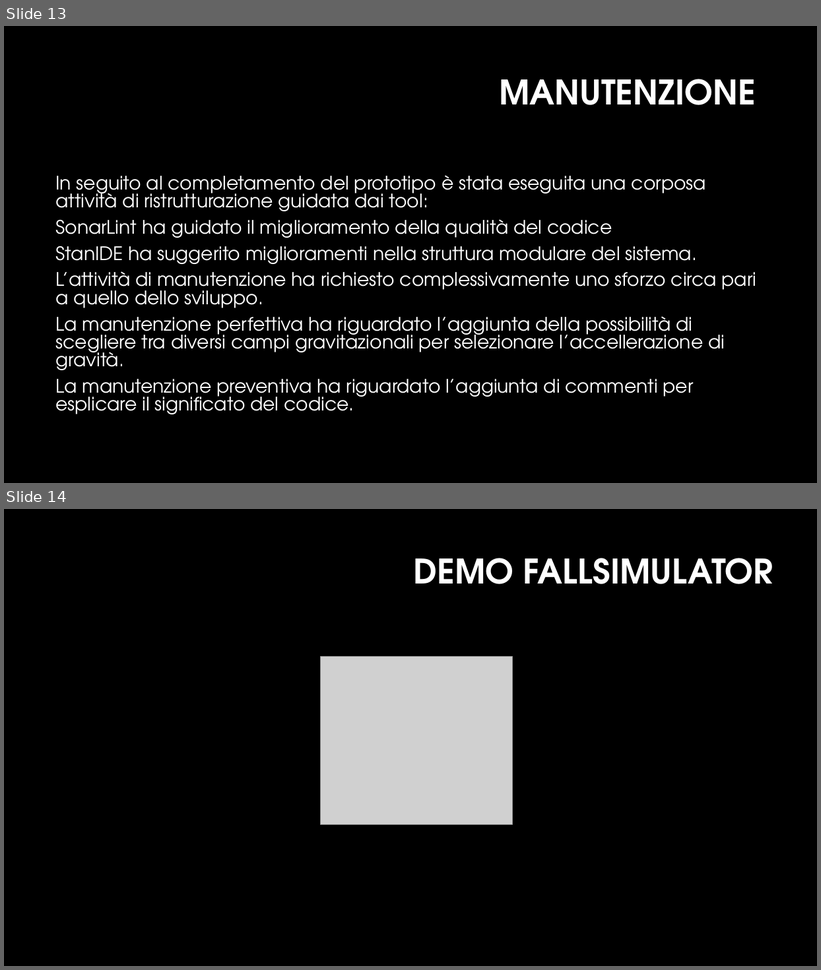
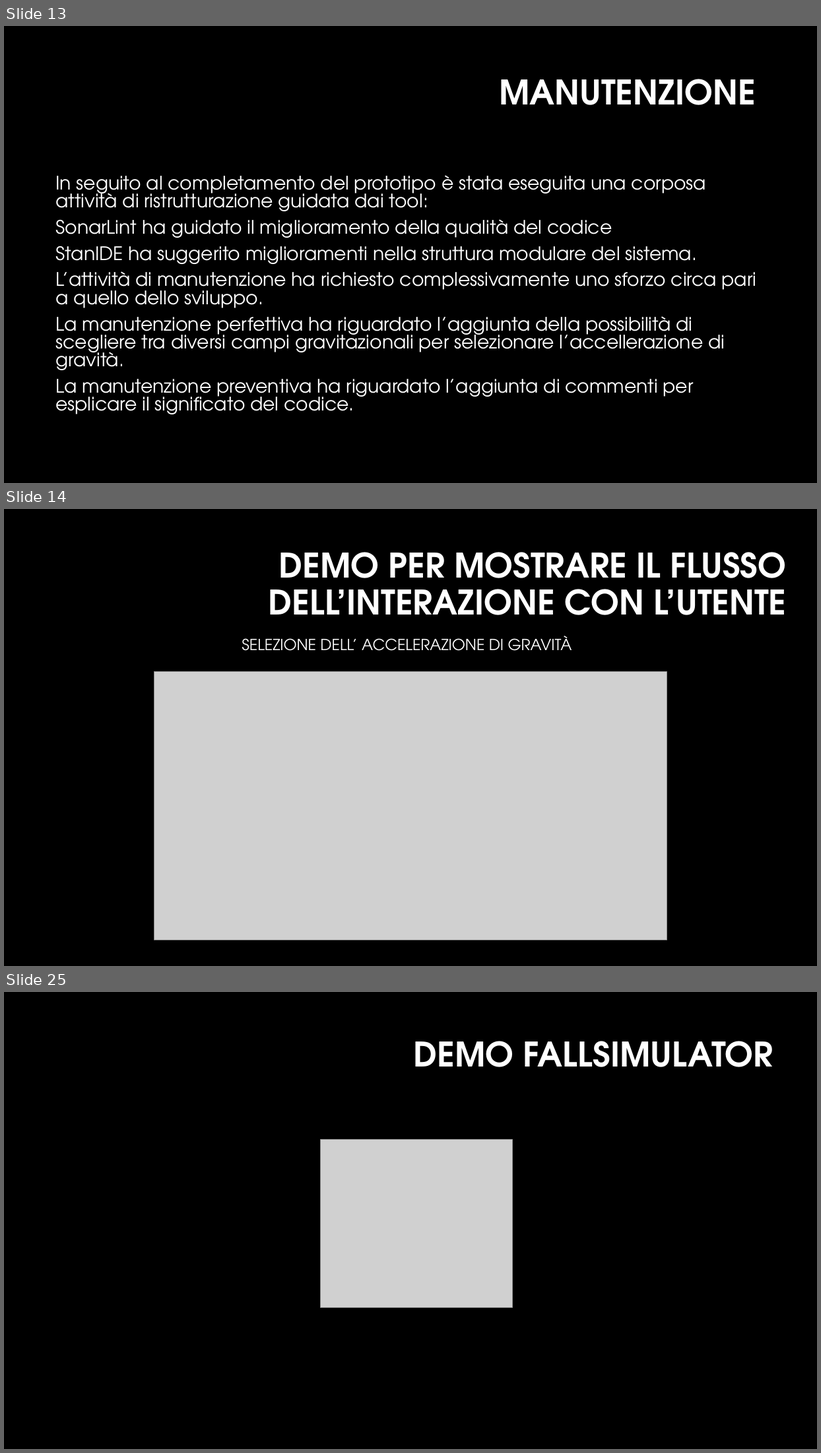
Before and after one commit to MarcoMarcoulli/FallSimulatorRepository, a slide deck: Docs/Documents/Presentazione/presentazioneFallSimulator.pptx. Shown one above the other, each under a label of ours: slides 13 and 14 before the commit, slides 13, 14 and 25 after it; the slides between them are not shown. The pictures are 821x970 and 821x1453 pixels, drawn with LibreOffice and Linux fonts; fonts in the diff are those of the drawing; grey boxes stand for pictures; background and template pictures are left out. Boxes give left, top, right and bottom in pixels: in the first picture for what was removed or moved away, otherwise in the second. Text is boxed around its words. In the diff, an @@ line names an element or a change of style, - is before the commit and + after.

```diff
--- a/Docs/Documents/Presentazione/presentazioneFallSimulator.pptx
+++ b/Docs/Documents/Presentazione/presentazioneFallSimulator.pptx
@@ slide 14 added at bbox=[4, 509, 817, 966], background #000000 @@
@@ title added at bbox=[269, 552, 787, 615], 40 pt, text #FFFFFF, bold @@
+DEMO PER MOSTRARE IL FLUSSO DELL’INTERAZIONE CON L’UTENTE
@@ text added at bbox=[242, 636, 572, 651], 18 pt, text #FFFFFF @@
+SELEZIONE DELL’ ACCELERAZIONE DI GRAVITÀ
@@ picture added at bbox=[154, 672, 667, 940] @@
@@ what was slide 14 is now slide 25 @@
```
Also in this commit, not shown: 10 other slides added.
